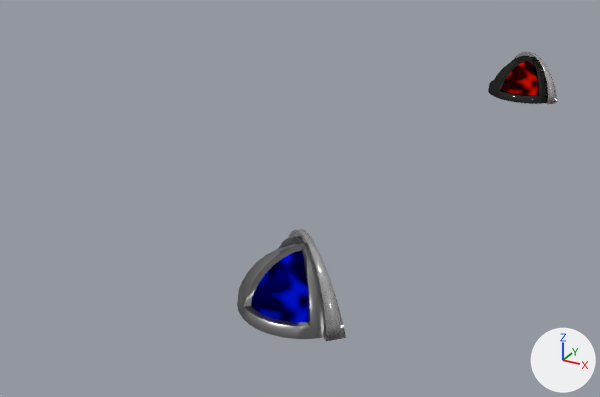
The Blender file assets/pieces.blend as it was, and as the next commit left it.
One viewpoint serves both versions: a 50 mm camera at (5.93, -6.07, 6.14) aimed at (-1.15, 6.81, -0.3). The axes (+X, +Y, +Z) are drawn at lower right. The lights are the same throughout.

In view in the first picture: 'Sphere', 'Sphere.001', 'black/90 deg sphere', 'white/90 deg reflective', 'white/90 deg sphere'.
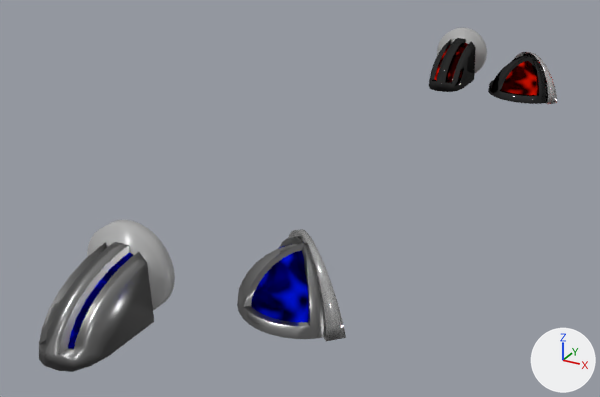
The newer file is also turned or shifted as a whole; pictures and numbers use the older file's frame.

Changed parts and their boxes [x1, y1, x2, y2] in the pictures (600 x 397 px):
'White/Shield Pawn Body Outer', added
    after: [39, 242, 154, 372]
'White/Shield Pawn Shield', added
    after: [87, 220, 175, 310]
'Black/Shield Pawn Body Outer', added
    after: [429, 38, 476, 92]
'Black/Shield Pawn Shield', added
    after: [437, 28, 487, 73]
'White/Shield Pawn Body Inner', added
    after: [68, 253, 133, 349]
'Black/Shield Pawn Body Inner', added
    after: [435, 43, 468, 82]

Edits to the bpy script that builds the scene:
```text
Add mat_shield:
    mat_shield = principled_material('Shield')
    mat_shield.base_color = (0.47, 0.47, 0.47)  # grey #b6b6b6
    mat_shield.metallic = 0.1
    mat_shield.roughness = 0.3
    mat_shield.specular_ior_level = 0.0
Add me_cylinder_005:
    me_cylinder_005.from_pydata(...)  # a 32-sided cylinder along z spanning x -1.0..1.0, y -1.0..1.0, z 0.2..0.43
    me_cylinder_005.polygons.foreach_set('use_smooth', [True] * 34)
    me_cylinder_005.materials.append(mat_shield)  # grey #b6b6b6
Add me_cylinder_004:
    me_cylinder_004.from_pydata(...)  # 75 vertices, 49 faces; spans x -0.99..0.0, y -1.0..-0.099, z -0.45..0.45
    me_cylinder_004.polygons.foreach_set('use_smooth', [True] * 49)
    me_cylinder_004.materials.append(mat_black_gloss)
Add me_cylinder_001:
    me_cylinder_001.from_pydata(...)  # 74 vertices, 60 faces; spans x -0.99..0.0, y -1.0..-0.1, z -0.333..0.333
    me_cylinder_001.polygons.foreach_set('use_smooth', [True] * 60)
    me_cylinder_001.materials.append(mat_red_glass)
Add me_cylinder_002:
    me_cylinder_002.from_pydata(...)  # 75 vertices, 49 faces; spans x -0.99..0.0, y -1.0..-0.099, z -0.45..0.45
    me_cylinder_002.polygons.foreach_set('use_smooth', [True] * 49)
    me_cylinder_002.materials.append(mat_white_gloss)
Add me_cylinder:
    me_cylinder.from_pydata(...)  # 74 vertices, 60 faces; spans x -0.99..0.0, y -1.0..-0.1, z -0.333..0.333
    me_cylinder.polygons.foreach_set('use_smooth', [True] * 60)
    me_cylinder.materials.append(mat_blue_glass)
Add ob_black_shield_pawn_shield:
    ob_black_shield_pawn_shield = bpy.data.objects.new('Black/Shield Pawn Shield', me_cylinder_005)
    ob_black_shield_pawn_shield.location = (-1.0, 16.0, 0.67)
    ob_black_shield_pawn_shield.rotation_euler = (1.571, 0.0, 0.0)  # degrees (90, 0, 0)
    ob_black_shield_pawn_shield.scale = (0.666, 0.666, 1.0)
Add ob_black_shield_pawn_body_outer:
    ob_black_shield_pawn_body_outer = bpy.data.objects.new('Black/Shield Pawn Body Outer', me_cylinder_004)
    ob_black_shield_pawn_body_outer.location = (-1.0, 15.73, 0.0)
    ob_black_shield_pawn_body_outer.rotation_euler = (0.0, 1.571, 0.0)  # degrees (0, 90, 0)
    ob_black_shield_pawn_body_outer.scale = (1.1, 1.67, 1.0)
Add ob_black_shield_pawn_body_inner:
    ob_black_shield_pawn_body_inner = bpy.data.objects.new('Black/Shield Pawn Body Inner', me_cylinder_001)
    ob_black_shield_pawn_body_inner.location = (-1.0, 15.71, 0.0)
    ob_black_shield_pawn_body_inner.rotation_euler = (0.0, 1.571, 0.0)  # degrees (0, 90, 0)
    ob_black_shield_pawn_body_inner.scale = (1.0, 1.5, 1.0)
Add ob_white_shield_pawn_shield:
    ob_white_shield_pawn_shield = bpy.data.objects.new('White/Shield Pawn Shield', me_cylinder_005.copy())
    ob_white_shield_pawn_shield.location = (-1.0, 2.0, 0.67)
    ob_white_shield_pawn_shield.rotation_euler = (1.571, 0.0, 0.0)  # degrees (90, 0, 0)
    ob_white_shield_pawn_shield.scale = (0.666, 0.666, 1.0)
Add ob_white_shield_pawn_body_outer:
    ob_white_shield_pawn_body_outer = bpy.data.objects.new('White/Shield Pawn Body Outer', me_cylinder_002)
    ob_white_shield_pawn_body_outer.location = (-1.0, 1.73, 0.0)
    ob_white_shield_pawn_body_outer.rotation_euler = (0.0, 1.571, 0.0)  # degrees (0, 90, 0)
    ob_white_shield_pawn_body_outer.scale = (1.1, 1.67, 1.0)
Add ob_white_shield_pawn_body_inner:
    ob_white_shield_pawn_body_inner = bpy.data.objects.new('White/Shield Pawn Body Inner', me_cylinder)
    ob_white_shield_pawn_body_inner.location = (-1.0, 1.71, 0.0)
    ob_white_shield_pawn_body_inner.rotation_euler = (0.0, 1.571, 0.0)  # degrees (0, 90, 0)
    ob_white_shield_pawn_body_inner.scale = (1.0, 1.5, 1.0)
```
